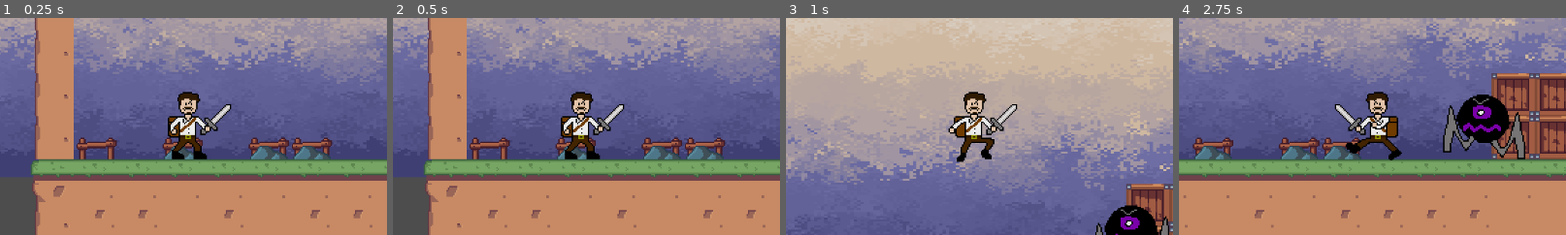
Above: before the commit, frames 1-4 (left to right).
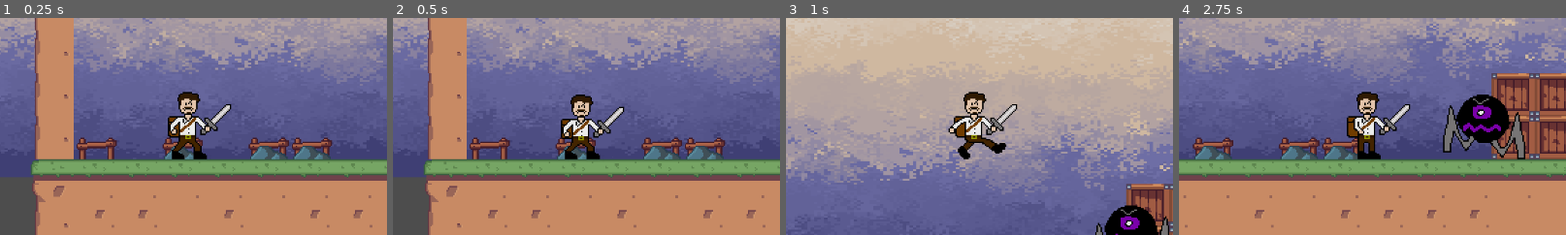
Above: after the commit, the same moments.

Repository: bscott519/ColossalCrisisGame
Game: Godot game, scene res://Scenes/level_1.tscn
The game is run twice, just before and just after one commit, with the same random seed, the same clock (stepped at 60 frames per second) and the same inputs. The engine's default icon, where the game draws it, is replaced by a stand-in: a white triangle on a blue panel in a dark square.
Inputs (mouse positions are % of the whole screen's width and height, from its top left):
- Up to frame 1 (0.25 s): no input
- Up to frame 2 (0.5 s): no input
- Up to frame 3 (1 s): move the mouse to (72, 45) at 0.52 s; hold D (right) from 0.53 s (still down); tap Space (jump) at 0.6, 0.77 s
- Up to frame 4 (2.75 s): tap Space (jump) at 1.07, 1.52, 1.55, 1.82, 2.1 s; move the mouse to (30, 55) at 1.27 s; click (30, 55) at 1.35 s; move the mouse to (60, 28) at 2.02 s; release D (right) at 2.03 s; hold A (left) from 2.03 s (still down)
The pictures show only the part of the screen within x 25-75%, y 27-76%; the shares and areas given below are measured in that part.

Frame 1 is identical in both runs. In frame 2, 1.5% of the frame differs, in the area x 43-60%, y 33-60%; in frame 3, 0.5%; in frame 4, 3.0%, in the area x 40-60%, y 33-66%.

Commit message:
Update player.gd

Diff:
--- a/Scripts/player.gd
+++ b/Scripts/player.gd
@@ -32,22 +32,23 @@
 	else:
 		velocity.x = move_toward(velocity.x, 0, SPEED)
 
-	player_anims(direction)
 	attack_anims()
+	#player_anims(direction)
 	move_and_slide()
 
-func player_anims(direction):
-	if direction > 0:
-		animated_sprite_2d.flip_h = false
-	elif direction < 0:
-		animated_sprite_2d.flip_h = true
+#func player_anims(direction):
+	#if direction > 0:
+		#animated_sprite_2d.flip_h = false
+	#elif direction < 0:
+		#animated_sprite_2d.flip_h = true
 
-	if !is_on_floor():
-		animated_sprite_2d.play("jump")
-	elif direction != 0:
-		animated_sprite_2d.play("run")
-	else:
-		animated_sprite_2d.play("idle")
+	#if !is_on_floor():
+		#animated_sprite_2d.play("jump")
+	#elif direction != 0:
+		#animated_sprite_2d.play("run")
+	#else:
+		#doAttack = false
+		#animated_sprite_2d.play("idle")
 
 func attack_anims():
 	if doAttack:
